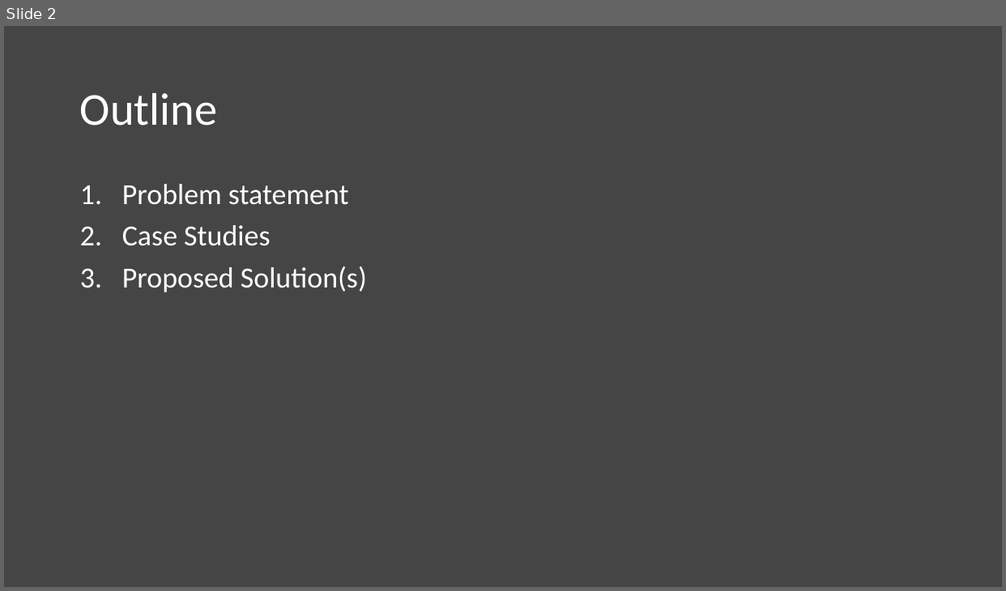
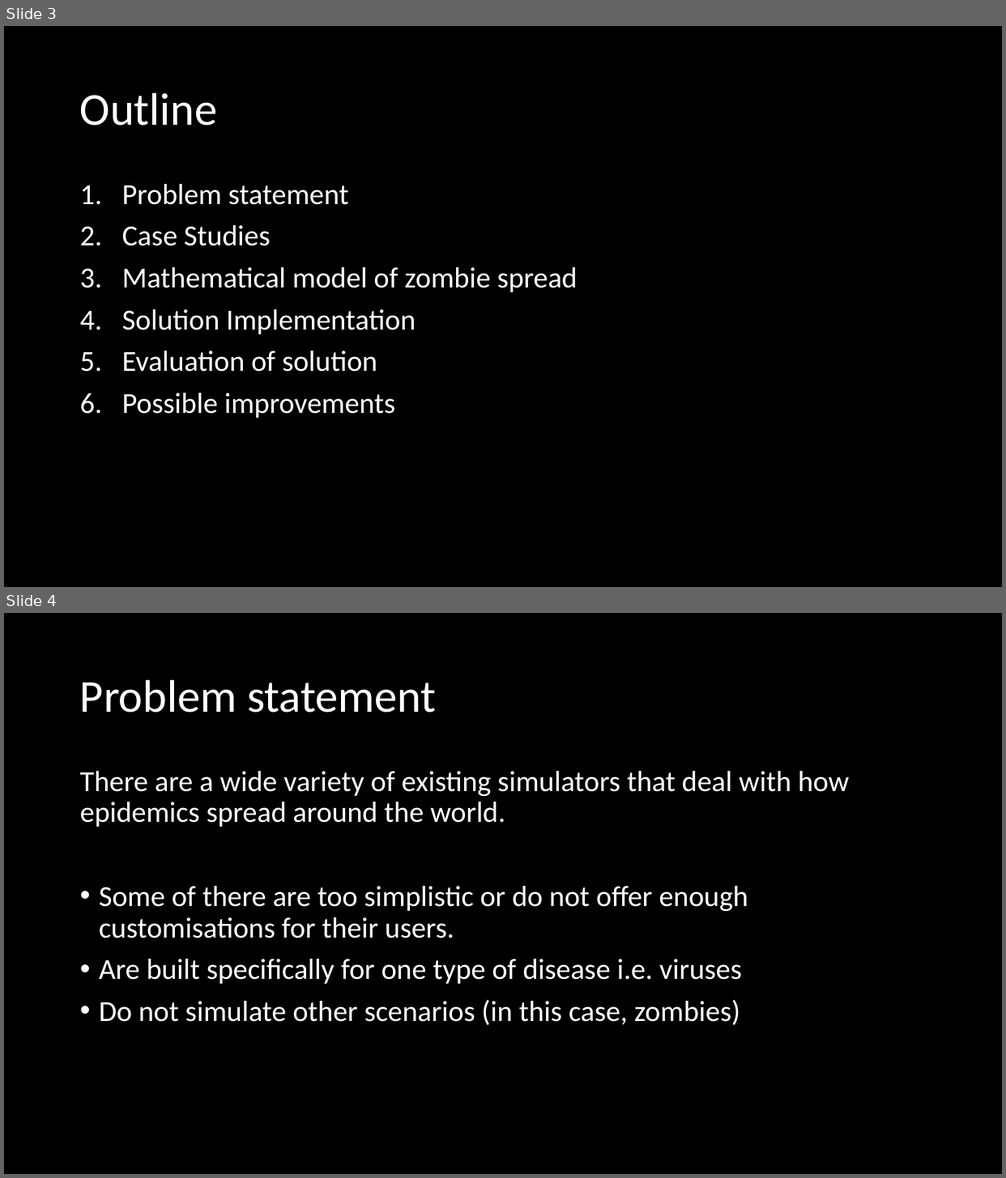
Before and after one commit to Czar-Ec/ZEUS, a slide deck: Documentation/ZEUS Presentation.pptx. Shown one above the other, each under a label of ours: slide 2 before the commit, slides 3 and 4 after it. The pictures are 1006x591 and 1006x1178 pixels, drawn with LibreOffice and Linux fonts; fonts in the diff are those of the drawing; background and template pictures are left out. Boxes give left, top, right and bottom in pixels: in the first picture for what was removed or moved away, otherwise in the second. Text is boxed around its words. In the diff, an @@ line names an element or a change of style, - is before the commit and + after.

```diff
--- a/Documentation/ZEUS Presentation.pptx
+++ b/Documentation/ZEUS Presentation.pptx
@@ slide 4 added at (x1=4, y1=613, x2=1002, y2=1174), background #000000 @@
@@ title added at (x1=80, y1=679, x2=437, y2=713), 44 pt, text #FFFFFF @@
+Problem statement
@@ text added at (x1=80, y1=771, x2=849, y2=1025), 28 pt, text #FFFFFF @@
+There are a wide variety of existing simulators that deal with how epidemics spread around the world.
+• Some of there are too simplistic or do not offer enough customisations for their users.
+• Are built specifically for one type of disease i.e. viruses
+• Do not simulate other scenarios (in this case, zombies)
@@ what was slide 2 is now slide 3 @@
@@ slide 3 changed as well @@
@@ background #454545 to #000000 @@
@@ text at (x1=122, y1=267, x2=577, y2=418): text changed @@
-3. Proposed Solution(s)
+3. Mathematical model of zombie spread
+4. Solution Implementation
+5. Evaluation of solution
+6. Possible improvements
```
Also in this commit, not shown: 12 other slides added, 2 slides removed, 2 other files.
